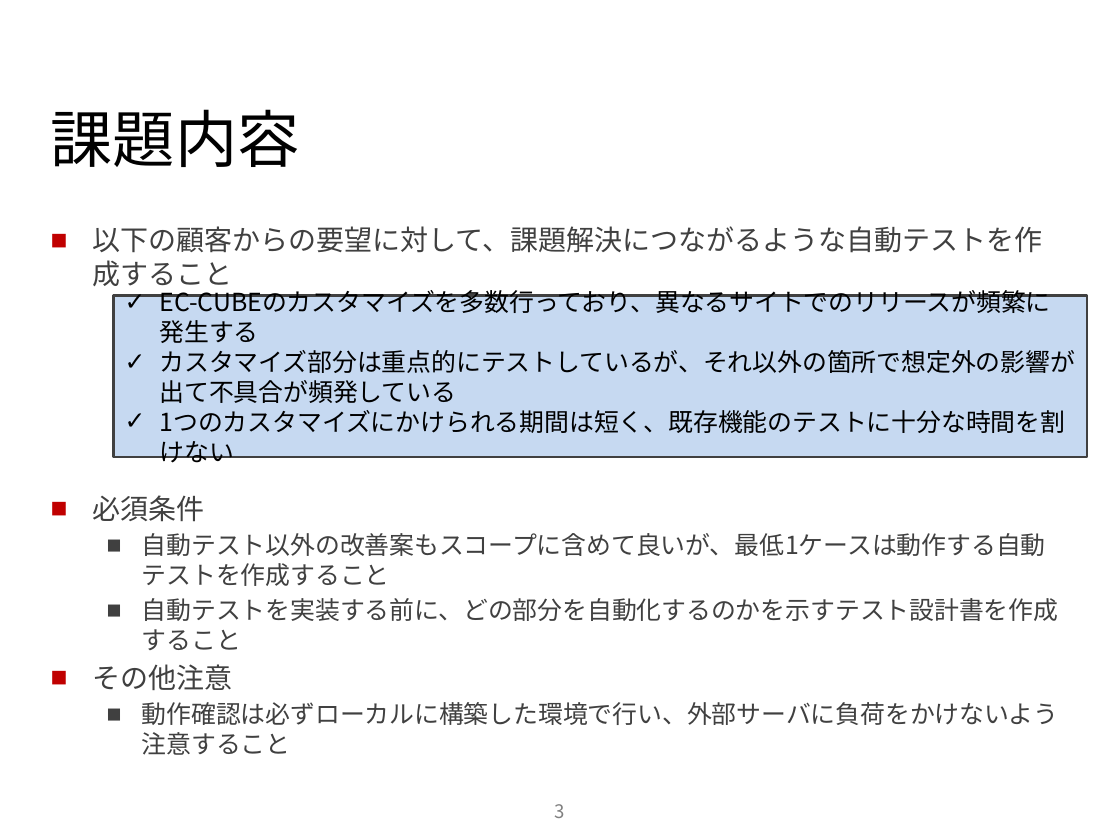
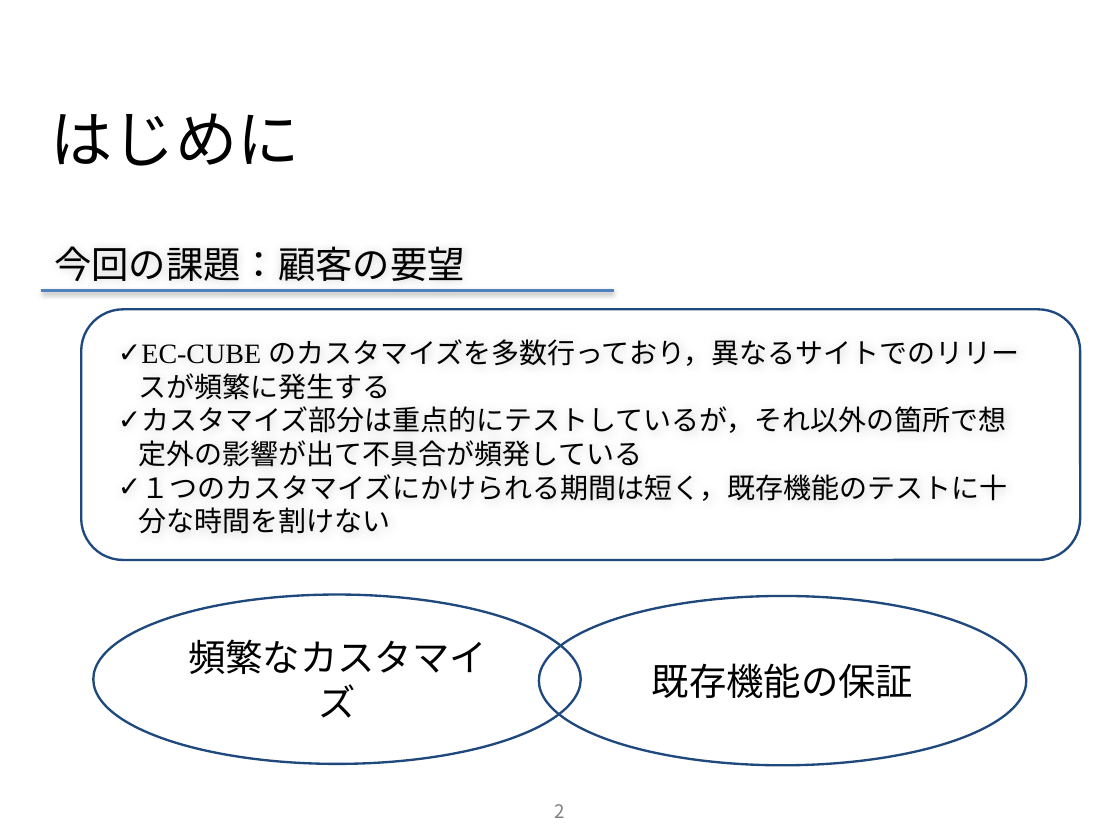
Before and after one commit to ryo813/STARHotel, a slide deck: slide 3 of 20151221_吉崎.pptx (slide 4 before the commit). Drawn at 1120x840 pixels with LibreOffice and Linux fonts; fonts in the diff are those of the drawing; background and template pictures are left out. Boxes give left, top, right and bottom in pixels: in the first picture for what was removed or moved away, otherwise in the second. Text is boxed around its words. In the diff, an @@ line names an element or a change of style, - is before the commit and + after.

Commit message:
Add presentation files

```diff
--- a/20151221_吉崎.pptx
+++ b/20151221_吉崎.pptx
@@ title at (51, 113, 300, 166): text changed @@
-課題内容
+はじめに
@@ text removed at (93, 226, 1059, 755) @@
-■ 以下の顧客からの要望に対して、課題解決につながるような自動テストを作成すること
-■ 必須条件
-  ■ 自動テスト以外の改善案もスコープに含めて良いが、最低1ケースは動作する自動テストを作成すること
-  ■ 自動テストを実装する前に、どの部分を自動化するのかを示すテスト設計書を作成すること
-■ その他注意
-  ■ 動作確認は必ずローカルに構築した環境で行い、外部サーバに負荷をかけないよう注意すること
@@ text added at (54, 246, 465, 281), 24 pt, text #000000 @@
+今回の課題：顧客の要望
@@ line added from (41, 290) to (614, 290), #4F81BD 2 pt @@
@@ rounded rectangle added at (82, 309, 1081, 560), outline #1F497D 1.5 pt @@
@@ text "EC-CUBE のカスタマイズを多数行っており，異なるサイトでのリリースが頻繁に発生する": place and size @@
-text "EC-CUBE のカスタマイズを多数行っており，異なるサイトでのリリースが頻繁に発生する" at (113, 296, 1086, 457)
+text "EC-CUBE のカスタマイズを多数行っており，異なるサイトでのリリースが頻繁に発生する" at (139, 339, 1019, 534)
@@ text "EC-CUBE のカスタマイズを多数行っており，異なるサイトでのリリースが頻繁に発生する" at (139, 339, 1019, 534): vertical alignment middle to top; fill #C6D9F1 to none; outline #404040 1.5 pt to none @@
@@ text at (139, 339, 1019, 534): text changed; size 16 to 18 pt; font Noto Sans CJK JP to Times New Roman @@
-✓ EC-CUBEのカスタマイズを多数行っており、異なるサイトでのリリースが頻繁に発生する
-✓ カスタマイズ部分は重点的にテストしているが、それ以外の箇所で想定外の影響が出て不具合が頻発している
-✓ 1つのカスタマイズにかけられる期間は短く、既存機能のテストに十分な時間を割けない
+✓ EC-CUBE のカスタマイズを多数行っており，異なるサイトでのリリースが頻繁に発生する
+✓ カスタマイズ部分は重点的にテストしているが，それ以外の箇所で想定外の影響が出て不具合が頻発している
+✓ １つのカスタマイズにかけられる期間は短く，既存機能のテストに十分な時間を割けない
@@ ellipse added at (93, 595, 580, 764), outline #1F497D 1.5 pt, 24 pt, text #000000 @@
+頻繁なカスタマイズ
@@ ellipse added at (539, 596, 1026, 765), outline #1F497D 1.5 pt, 24 pt, text #000000 @@
+既存機能の保証
@@ page number at (555, 804, 565, 818): text changed @@
-3
+2
```
Also in this commit, not shown: 12 slides added, 6 slides removed, 1 other file.
